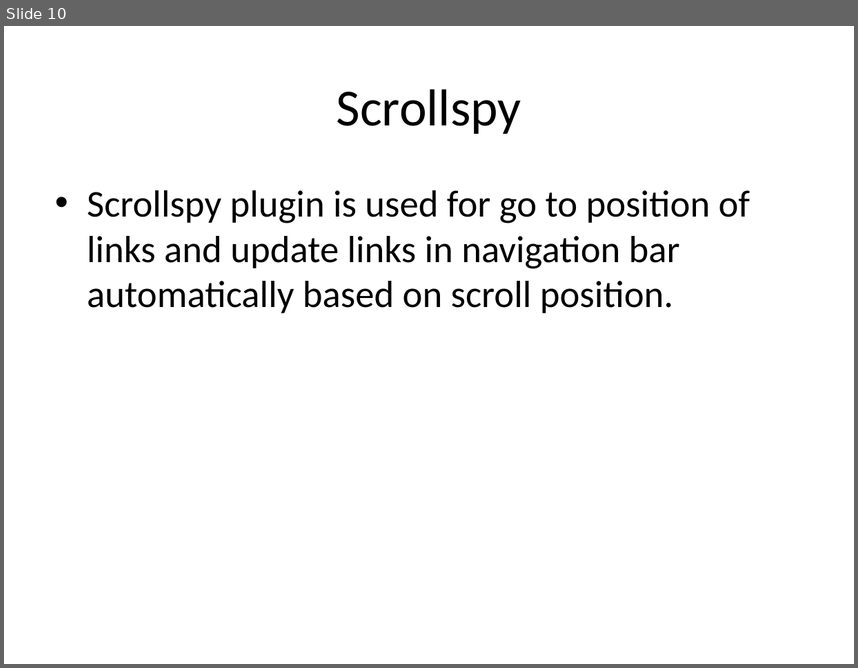
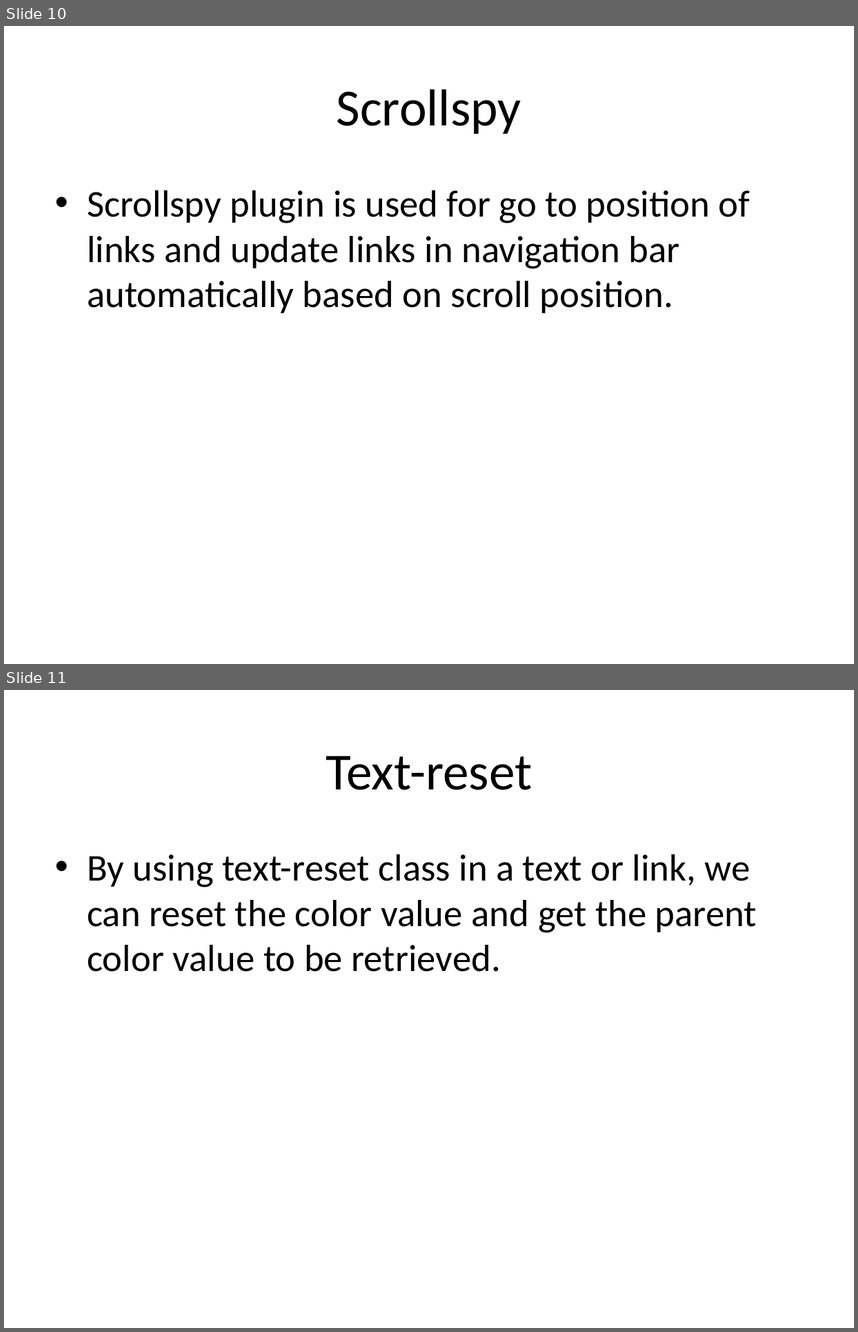
Before and after one commit to TechCareer-FrontEnd-1/tubisad-frontend-musabsakar, a slide deck: homeworks_musab_sakar.pptx. Shown one above the other, each under a label of ours: slide 10 before the commit, slides 10 and 11 after it. The pictures are 858x668 and 858x1332 pixels, drawn with LibreOffice and Linux fonts; fonts in the diff are those of the drawing. Boxes give left, top, right and bottom in pixels: in the first picture for what was removed or moved away, otherwise in the second. Text is boxed around its words. In the diff, an @@ line names an element or a change of style, - is before the commit and + after.

```diff
--- a/homeworks_musab_sakar.pptx
+++ b/homeworks_musab_sakar.pptx
@@ slide 11 added at [4, 690, 854, 1328], background #FFFFFF @@
@@ title added at [326, 756, 532, 790], 44 pt, text #000000 @@
+Text-reset
@@ text added at [87, 854, 757, 972], 32 pt, text #000000 @@
+• By using text-reset class in a text or link, we can reset the color value and get the parent color value to be retrieved.
```
Also in this commit, not shown: 4 other slides added.
